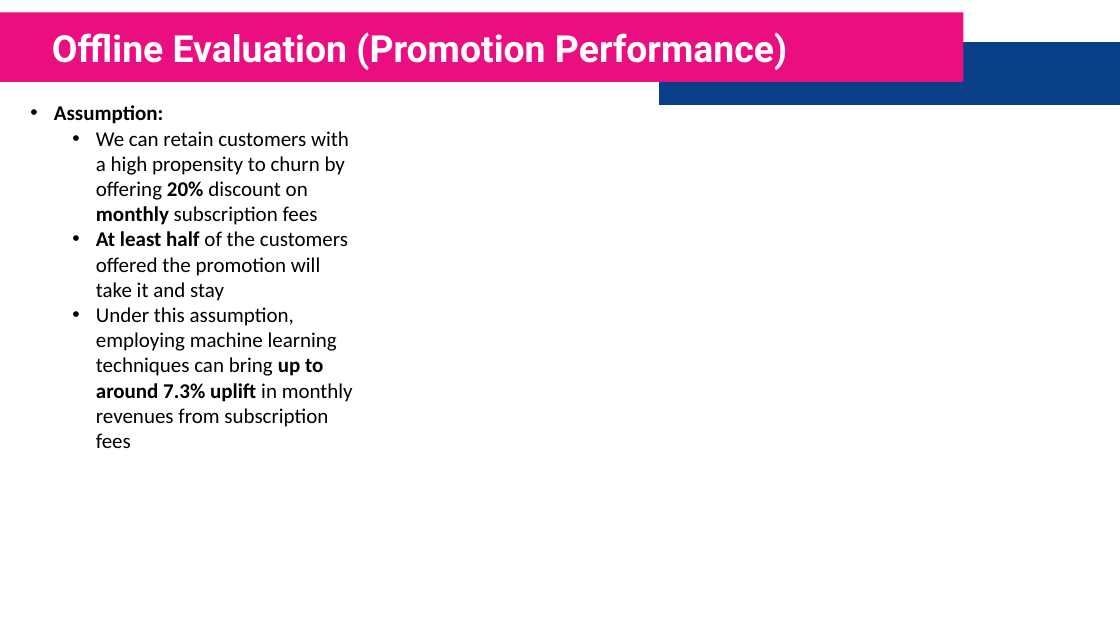
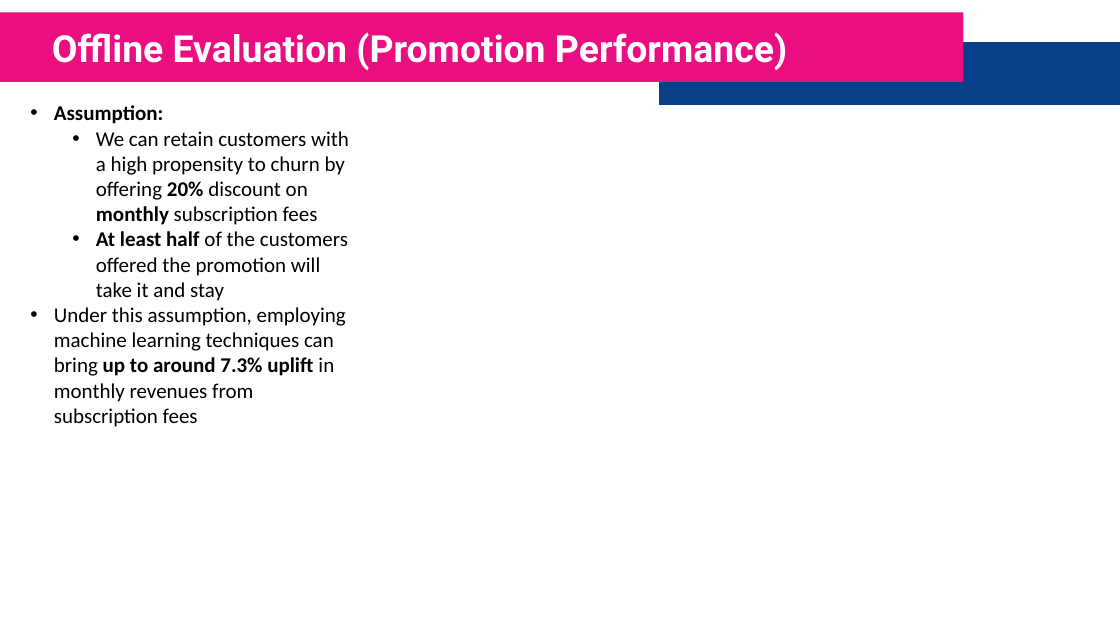
Before and after one commit to FarhadZafari/customer-churn-analysis, a slide deck: slide 11 of Presentation.pptx. Drawn at 1120x630 pixels with LibreOffice and Linux fonts; fonts in the diff are those of the drawing. Boxes give left, top, right and bottom in pixels: in the first picture for what was removed or moved away, otherwise in the second. Text is boxed around its words. In the diff, an @@ line names an element or a change of style, - is before the commit and + after.

```diff
--- a/Presentation.pptx
+++ b/Presentation.pptx
@@ text at (54, 307, 346, 427): list level 2 to 1 in "Under this assumption, employing machine ..." @@
```
Also in this commit, not shown: 1 other slide changed.
